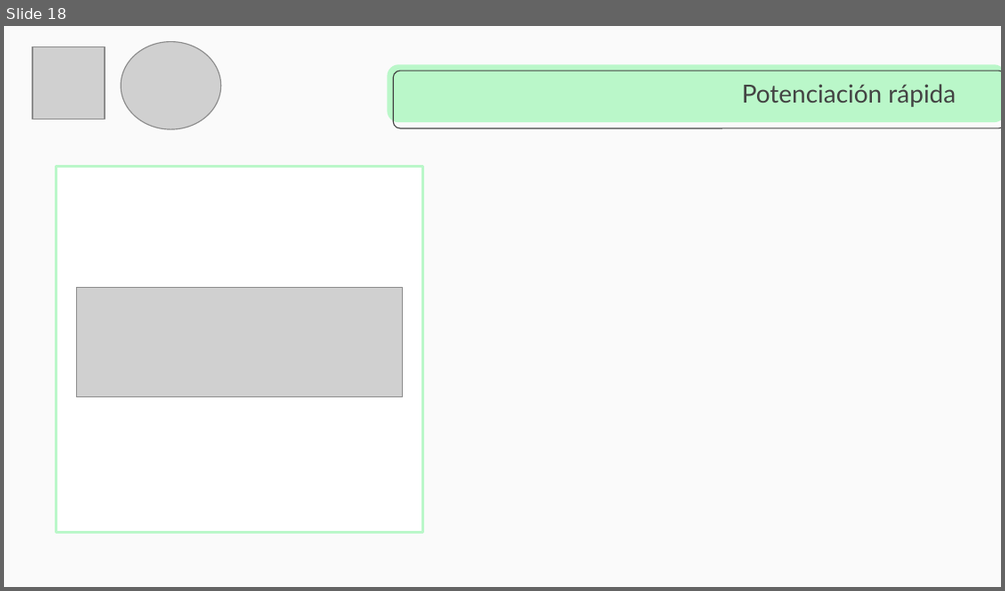
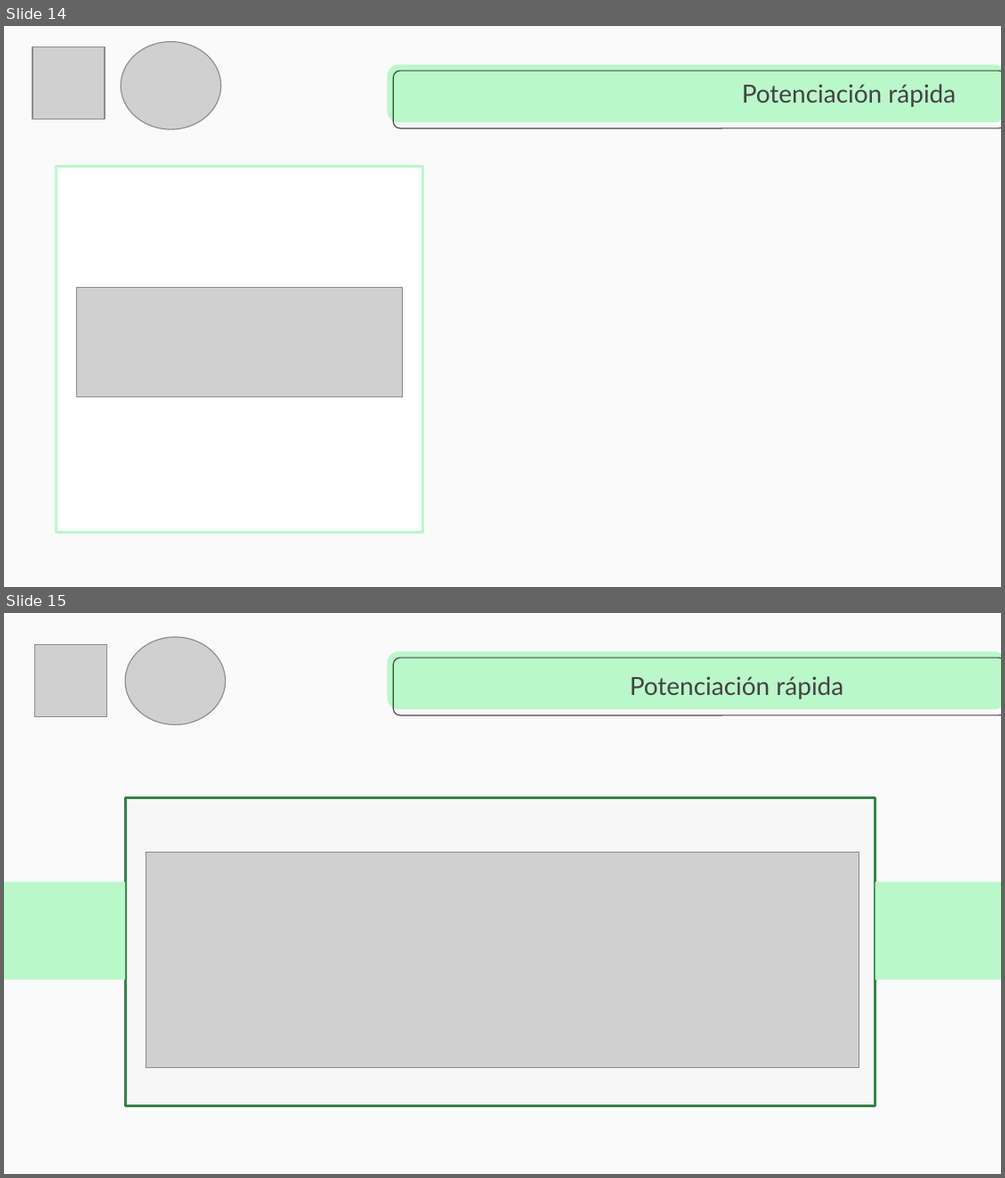
Before and after one commit to cangothic/CursoDePrgramacionCompetitiva, a slide deck: clase 4/Capacitación Maratones.pptx. Shown one above the other, each under a label of ours: slide 18 before the commit, slides 14 and 15 after it. The pictures are 1005x591 and 1005x1178 pixels, drawn with LibreOffice and Linux fonts; fonts in the diff are those of the drawing; grey boxes stand for pictures. Boxes give left, top, right and bottom in pixels: in the first picture for what was removed or moved away, otherwise in the second. Text is boxed around its words. In the diff, an @@ line names an element or a change of style, - is before the commit and + after.

```diff
--- a/clase 4/Capacitación Maratones.pptx
+++ b/clase 4/Capacitación Maratones.pptx
@@ slide 15 added at (4, 613, 1001, 1174), background #FAFAFA; not listed: 2 template elements that a slide beside it also shows @@
@@ picture added at (126, 637, 226, 724) @@
@@ picture added at (35, 645, 106, 716) @@
@@ title added at (630, 676, 843, 699), 18 pt, text #434343 @@
+Potenciación rápida
@@ rectangle added at (126, 798, 875, 1106), fill #F7F7F7, outline #378149 2 pt @@
@@ picture added at (146, 852, 858, 1069) @@
@@ rectangle added at (4, 882, 125, 980), fill #BAF7C9 @@
@@ rectangle added at (875, 882, 1001, 980), fill #BAF7C9 @@
@@ what was slide 18 is now slide 14 @@
```
Also in this commit, not shown: 6 other slides added, 6 slides removed, 41 other files.
